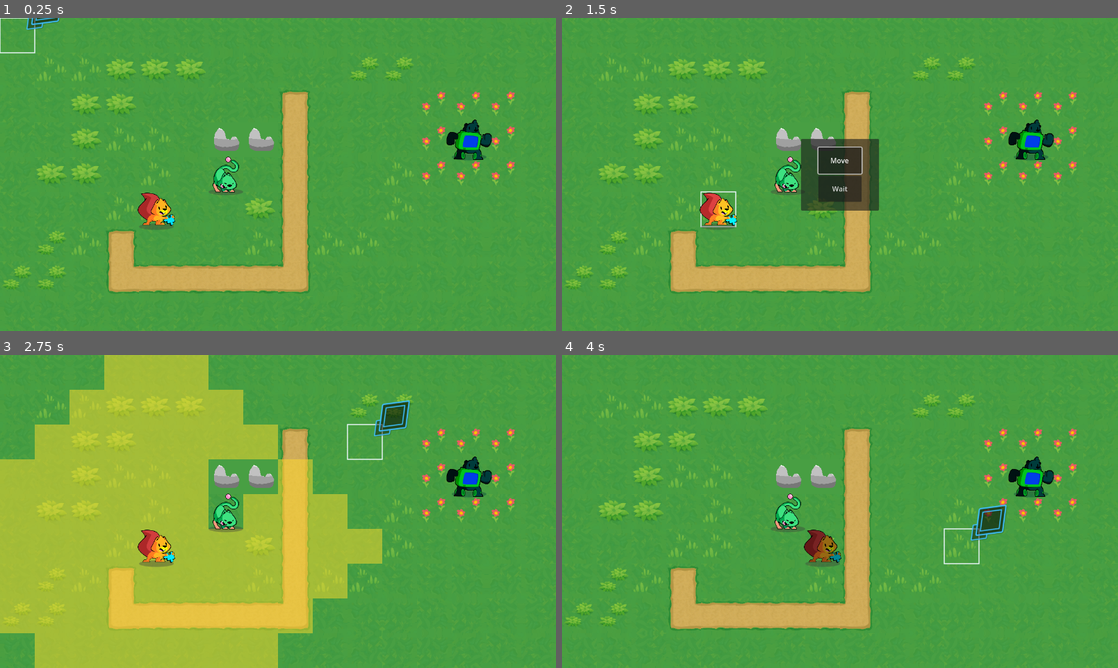
Above: before the commit, frames 1-4 (two rows, left to right).
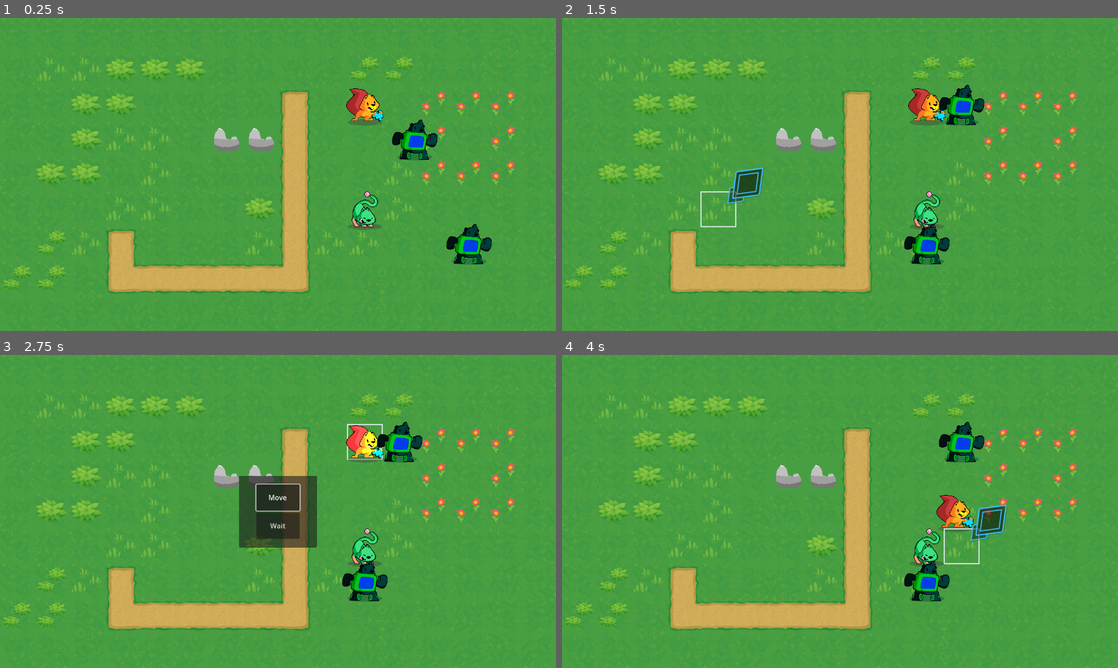
Above: after the commit, the same moments.

Repository: mojius/FarmStrategy
Game: Godot game, scene res://Main.tscn
Same seed, same stepped clock (60 frames per second), same inputs: the game is played once before the commit and once after it.
Inputs (mouse positions are in pixels of both pictures, inside the frame that each line leads up to):
- Up to frame 1 (0.25 s): no input
- Up to frame 2 (1.5 s): tap Enter (ui_accept) at 0.5, 0.77, 1.25 s; move the mouse to (962, 158) at 0.52 s; press the mouse at (962, 158) at 0.53 s; hold Right (ui_right) 0.53-1.28 s; move the mouse to (728, 190) at 1.27 s; release the mouse at (728, 190) at 1.28 s; hold Down (ui_down) from 1.28 s (still down); click (728, 190) at 1.35 s
- Up to frame 3 (2.75 s): tap Enter (ui_accept) at 1.52 s; move the mouse to (333, 442) at 2.02 s; release Down (ui_down) at 2.03 s; press the mouse at (333, 442) at 2.03 s; hold Right (ui_right) from 2.03 s (still down)
- Up to frame 4 (4 s): move the mouse to (812, 574) at 2.77 s; release Right (ui_right) at 2.78 s; release the mouse at (812, 574) at 2.78 s; hold Up (ui_up) 2.78-3.53 s; click (812, 574) at 2.85 s; tap Enter (ui_accept) at 3.02, 3.77 s; move the mouse to (1006, 558) at 3.52 s; press the mouse at (1006, 558) at 3.53 s; hold Left (ui_left) from 3.53 s (still down)

The runs differ from the first frame. In frame 1, 4.1% of the frame differs, in the area x 0-89%, y 0-79%; in frame 2, 7.5%; in frame 3, 48%, in the area x 0-89%, y 0-100%; in frame 4, 3.8%.

Commit message:
Basic enemy movement (very buggy)

Diff:
--- a/GameBoard/GameBoard.gd
+++ b/GameBoard/GameBoard.gd
@@ -17,7 +17,21 @@
 # Mapping of coordinates of a cell to a reference to the unit it contains.
 var _units := {}
 
-var _active_faction : String = "Player"
+var _active_faction : String = "Player" :
+	set(value):
+		_refresh_groups()
+		_active_faction = value
+		if (value == "Enemy"):
+			_state = GameState.DISABLED
+		elif (value == "Ally"):
+			_state = GameState.DISABLED
+		elif (value == "Player"):
+			_state = GameState.FREE
+
+		if not value == "Player":
+			_cpu_turn(value)
+
+var _active_path : PackedVector2Array
 
 # Ben D: Hopefully this streamlines things a bit.
 # Possibly migrate this to cursor?
@@ -53,13 +67,14 @@
 @onready var _menu_manager: CanvasLayer = $MenuManager
 @export var _action_menu := preload("res://Menu/ActionMenu.tscn")
 
-# Ben D: This is a signal i'm gonna use for now to control the cursor from the gameboard.
+# Ben D: This is a signal I'm gonna use for now to control the cursor from the gameboard.
 signal cursor_enable(enabled: bool)
 
 # At the start of the game, we initialize the game board. Look at the `_reinitialize()` function below.
 # It populates our `_units` dictionary.
 func _ready() -> void:
 	_reinitialize()
+	_active_faction = "Enemy"
 
 func _add_action_menu() -> void:
 	var menu = _action_menu.instantiate()
@@ -94,7 +109,6 @@
 		# coordinates.
 		_units[unit.cell] = unit
 		unit.turn_exhausted.connect(_on_unit_exhausted)
-
 
 # Returns an array of cells a given unit can walk using the flood fill algorithm.
 func get_walkable_cells(unit: Unit) -> Array:
@@ -146,8 +160,8 @@
 			var coordinates: Vector2 = current + direction
 			# This is an "optimization". It does the same thing as our `if current in array:` above
 			# but repeating it here with the neighbors skips some instructions.
-			if is_occupied(coordinates):
-				continue
+			#if is_occupied(coordinates):
+				#continue
 			if coordinates in array:
 				continue
 
@@ -215,11 +229,12 @@
 	_deselect_active_unit()
 	# We then ask the unit to walk along the path stored in the UnitPath instance and wait until it
 	# finished.
-	_active_unit.walk_along(_unit_path_arrow.current_path)
+
+	_active_unit.walk_along(_active_path)
 	await _active_unit.walk_finished
 
 	# Now that the unit is done moving, set it as exhausted.
-	_active_unit.set_exhausted(true)
+	_units[new_cell].set_exhausted(true)
 
 	# Finally, we clear the `_active_unit`, which also clears the `_walkable_cells` array.
 	_clear_active_unit()
@@ -228,7 +243,6 @@
 func _on_cursor_moved(new_cell: Vector2) -> void:
 	# When the cursor moves, and we already have an active unit selected, we want to update the
 	# interactive path drawing.
-
 
 	if _active_unit and _active_unit.is_selected and _state == GameState.TRY_MOVE:
 		_unit_path_arrow.draw(_active_unit.cell, new_cell)
@@ -241,6 +255,7 @@
 	if not _active_unit:
 		_select_unit(cell)
 	elif _active_unit.is_selected:
+		_active_path = _unit_path_arrow.current_path
 		_move_active_unit(cell)
 
 func _unhandled_input(event: InputEvent) -> void:
@@ -254,6 +269,7 @@
 		_state = GameState.FREE
 		_kill_action_menu()
 
+# Sets the active unit to exhausted and disables it. Probably something we can get rid of later.
 func _exhaust() -> void:
 	if _active_unit:
 		_active_unit.set_exhausted(true)
@@ -266,22 +282,24 @@
 		if not unit.is_exhausted():
 			return
 
-	print("All units exhausted -- do something new!")
 	if current_unit.get_faction() == "Player":
 		_active_faction = "Enemy"
 	elif current_unit.get_faction() == "Enemy":
 		_active_faction = "Player"
 
-
 func _refresh_group(faction: String) -> void:
 	# TODO: Validate these later, or find a better way to do it.
 
 	var faction_units := get_tree().get_nodes_in_group(faction)
-
 	for unit: Unit in faction_units:
 		unit.set_exhausted(false)
 
-
+func _refresh_groups() -> void:
+	_refresh_group("Player")
+	_refresh_group("Ally")
+	_refresh_group("Enemy")
+
+# Have the CPU take a turn. This AI is very rough and simple right now.
 func _cpu_turn(faction: String) -> void:
 
 	# Change this later.
@@ -291,6 +309,37 @@
 	var faction_units := get_tree().get_nodes_in_group(faction)
 	for unit: Unit in faction_units:
 
+		_active_unit = unit
+		_active_unit.is_selected = true
+
+		var closest_cell: Vector2 = Vector2(999,999)
+
+		# First get the walkable points, then init a path.
+		_walkable_cells = get_walkable_cells(unit)
+		var pathfinder = PathFinder.new(grid, _walkable_cells)
+		var path := PackedVector2Array()
+		path.resize(9999)
+
 		# Find the closest unit of the target faction units.
 		for enemy: Unit in target_faction_units:
-			pass
+			var new_path := pathfinder.calculate_point_path(unit.cell, enemy.cell)
+
+			if (not new_path.is_empty() and new_path.size() < path.size()):
+				path = new_path
+
+		# If we can't immediately attack an enemy in range or we're right next to them,
+		if path.is_empty() or path.size() == 9999 or path.size() <= 1:
+				_deselect_active_unit()
+				_clear_active_unit()
+				continue
+
+		# Shorten the path so you don't go right ONTO your target.
+		# Later we scale this by the attack range of the enemy.
+		path.remove_at(path.size() - 1)
+		_active_path = path
+
+		# Move the enemy to the last element in the path.
+		_move_active_unit(path[path.size() - 1])
+		await _active_unit.walk_finished
+
+	_active_faction = target_faction
--- a/Main.tscn
+++ b/Main.tscn
@@ -30,7 +30,7 @@
 [node name="UnitPathArrow" parent="GameBoard" instance=ExtResource("6_xwtul")]
 
 [node name="Skwele" parent="GameBoard" instance=ExtResource("2_n3f5l")]
-position = Vector2(354, 446)
+position = Vector2(800, 216)
 skin = ExtResource("8_bib8g")
 move_speed = 500
 
@@ -41,8 +41,15 @@
 skin = ExtResource("8_r13vx")
 move_speed = 500
 
+[node name="Bear2" parent="GameBoard" instance=ExtResource("2_n3f5l")]
+modulate = Color(0, 1, 1, 1)
+position = Vector2(1056, 528)
+_faction = "Enemy"
+skin = ExtResource("8_r13vx")
+move_speed = 500
+
 [node name="Kitty" parent="GameBoard" instance=ExtResource("2_n3f5l")]
-position = Vector2(521, 341)
+position = Vector2(864, 464)
 skin = ExtResource("9_mrwsr")
 move_speed = 500
 
--- a/PathFinder.gd
+++ b/PathFinder.gd
@@ -14,7 +14,7 @@
 
 # Initializes the Astar2D object upon creation.
 func _init(grid: Grid, walkable_cells: Array) -> void:
-	# Because we will instantiate the `PathFinder` from our UnitPath's script, we pass it the data it
+	# Because we will instantiate the `PathFinder` from our UnitPathArrow's script, we pass it the data it
 	# needs to initialize itself via its constructor function, _init().
 	_grid = grid
 	# To create our AStar graph, we will need the index value corresponding to each grid cell. Here,
